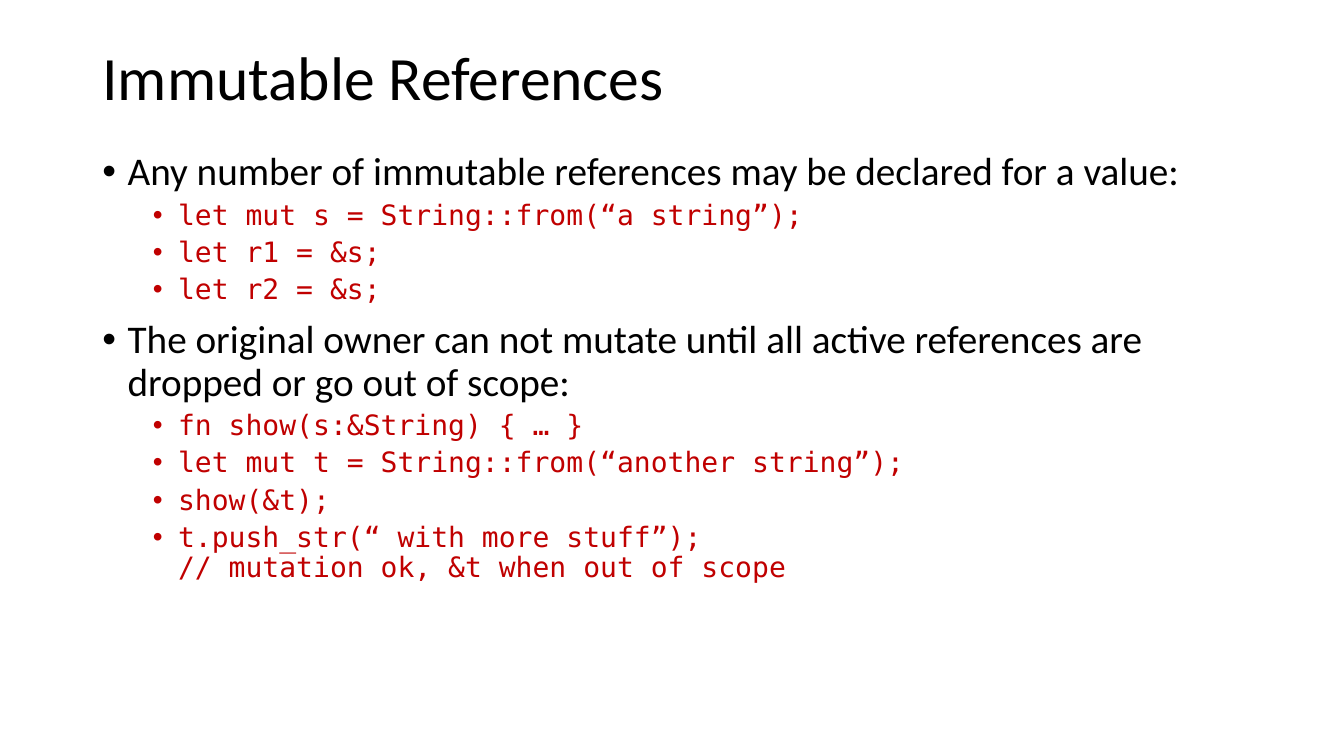
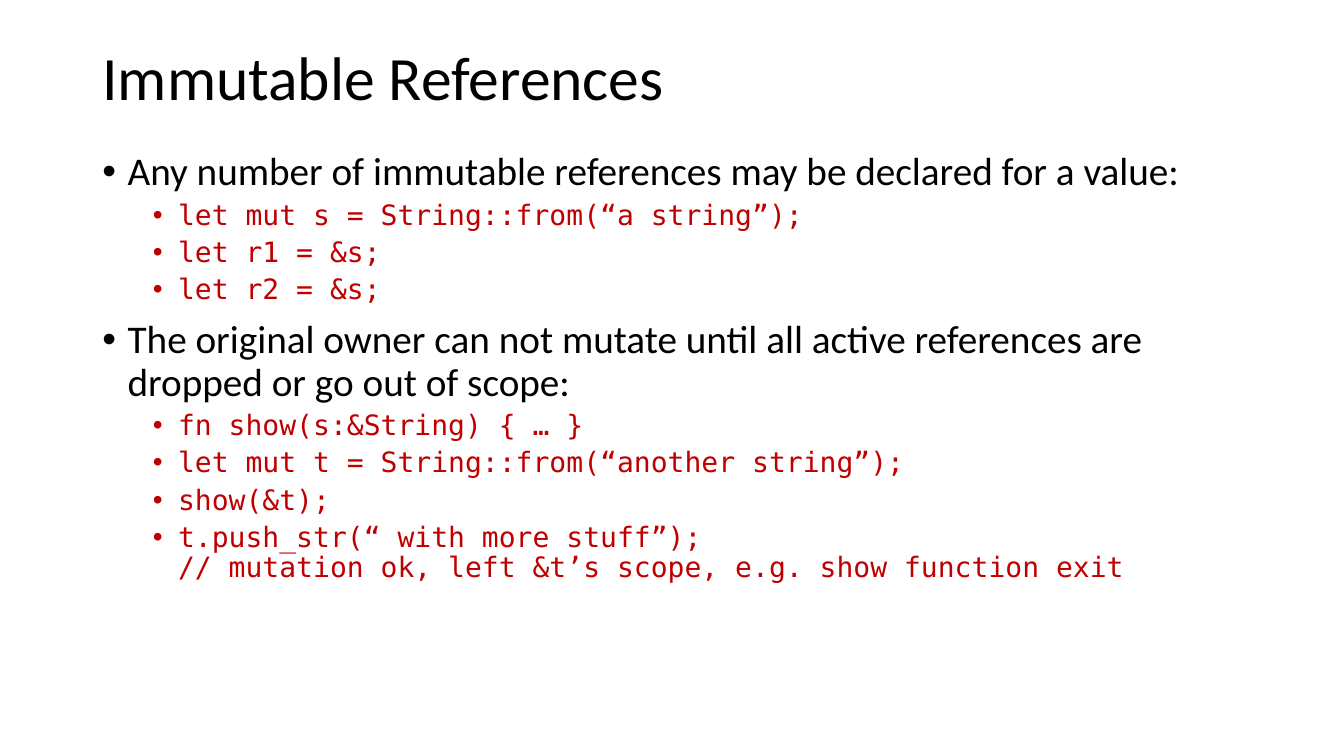
Before and after one commit to JimFawcett/JimFawcett.github.io, a slide deck: slide 29 of Resources/RustModels.pptx. Drawn at 1344x756 pixels with LibreOffice and Linux fonts; fonts in the diff are those of the drawing. Boxes give left, top, right and bottom in pixels: in the first picture for what was removed or moved away, otherwise in the second. Text is boxed around its words. In the diff, an @@ line names an element or a change of style, - is before the commit and + after.

```diff
--- a/Resources/RustModels.pptx
+++ b/Resources/RustModels.pptx
@@ text at [178, 525, 1124, 583]: text changed @@
-  • t.push_str(“ with more stuff”);
-    // mutation ok, &t when out of scope
+  • t.push_str(“ with more stuff”);
+    // mutation ok, left &t’s scope, e.g. show function exit
```
Also in this commit, not shown: 1 other file.
